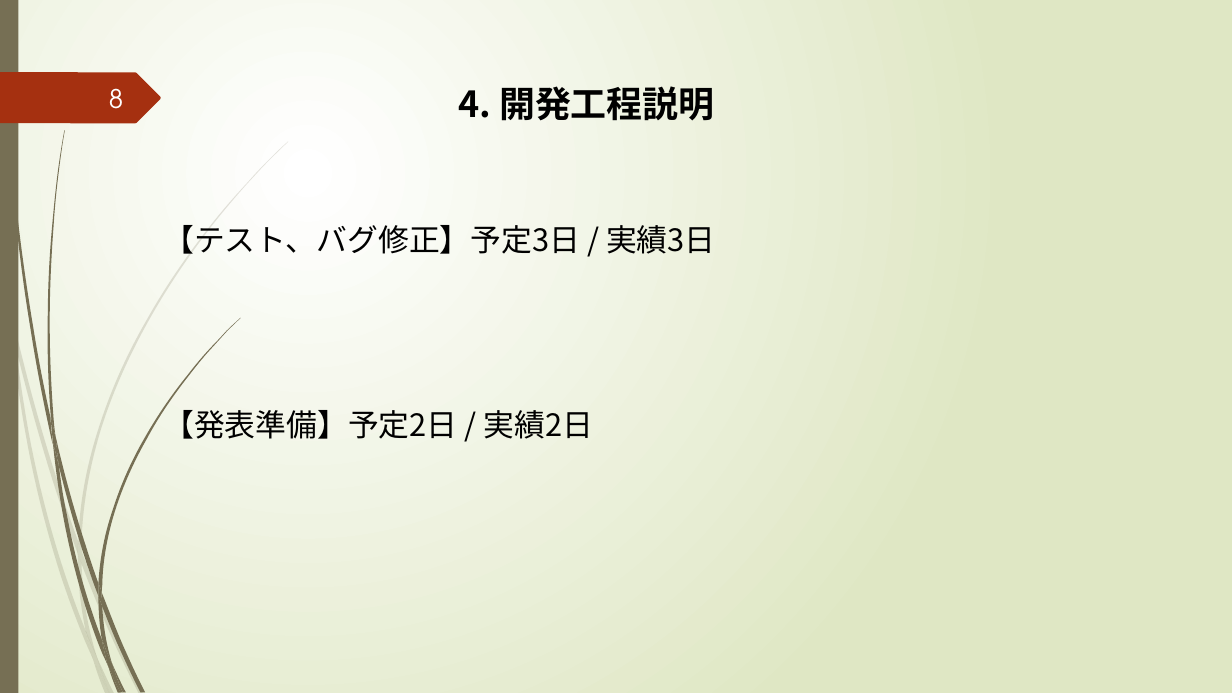
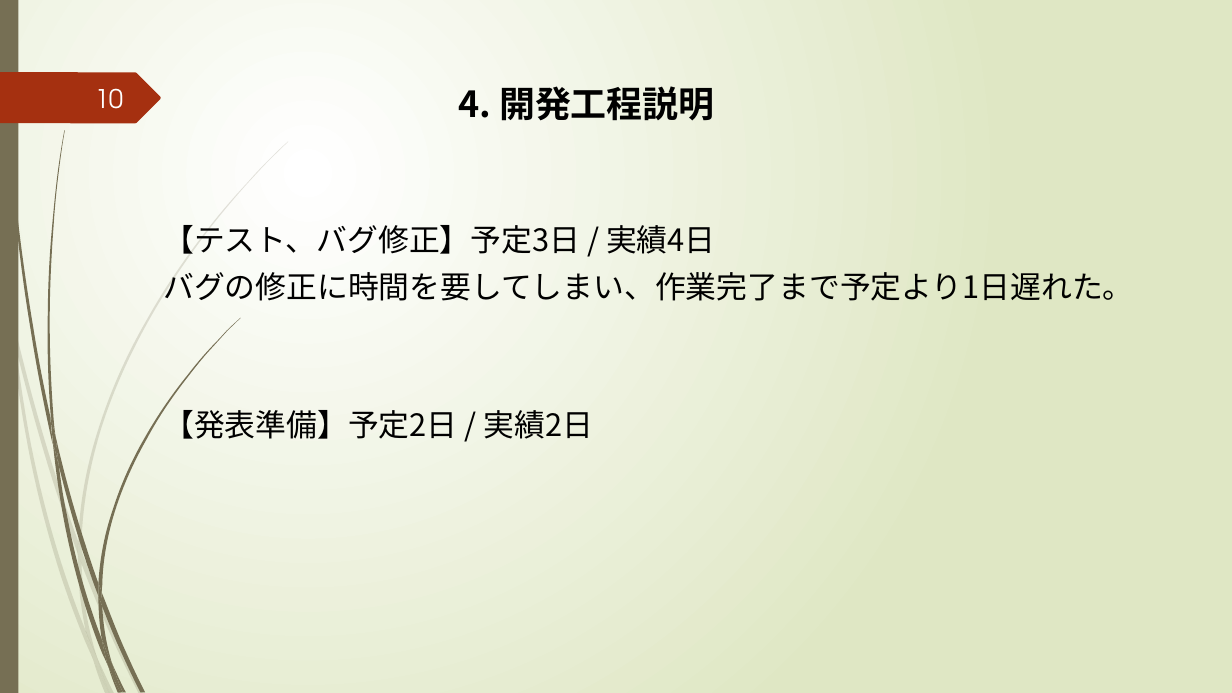
Before and after one commit to k-kuru/team_develop, a slide deck: slide 10 of 05_チーム開発演習_発表会資料/05_チーム開発演習_発表会資料_チーム3.pptx (slide 8 before the commit). Drawn at 1232x693 pixels with LibreOffice and Linux fonts; fonts in the diff are those of the drawing. Boxes give left, top, right and bottom in pixels: in the first picture for what was removed or moved away, otherwise in the second. Text is boxed around its words. In the diff, an @@ line names an element or a change of style, - is before the commit and + after.

```diff
--- a/05_チーム開発演習_発表会資料/05_チーム開発演習_発表会資料_チーム3.pptx
+++ b/05_チーム開発演習_発表会資料/05_チーム開発演習_発表会資料_チーム3.pptx
@@ page number at [95, 88, 123, 109]: text changed @@
-8
+10
@@ text at [163, 225, 1133, 301]: text changed @@
-【テスト、バグ修正】予定3日 / 実績3日
+【テスト、バグ修正】予定3日 / 実績4日
+バグの修正に時間を要してしまい、作業完了まで予定より1日遅れた。
```
Also in this commit, not shown: 11 other slides changed, 3 slides added, 3 other files.
